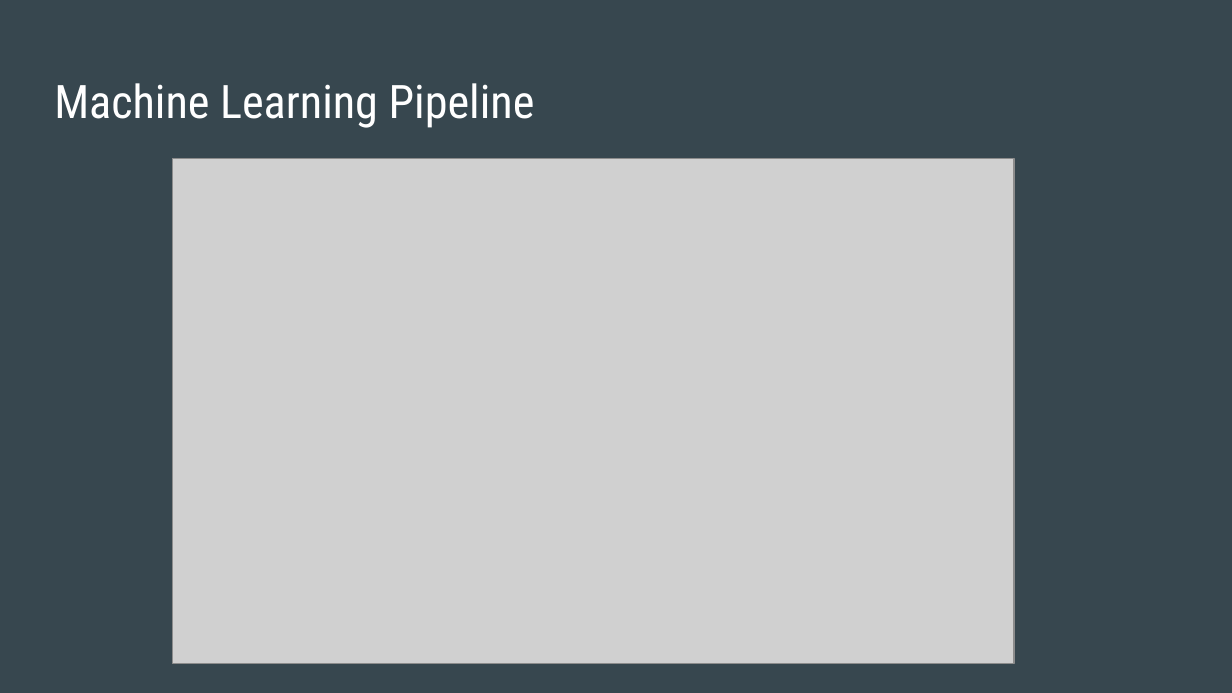
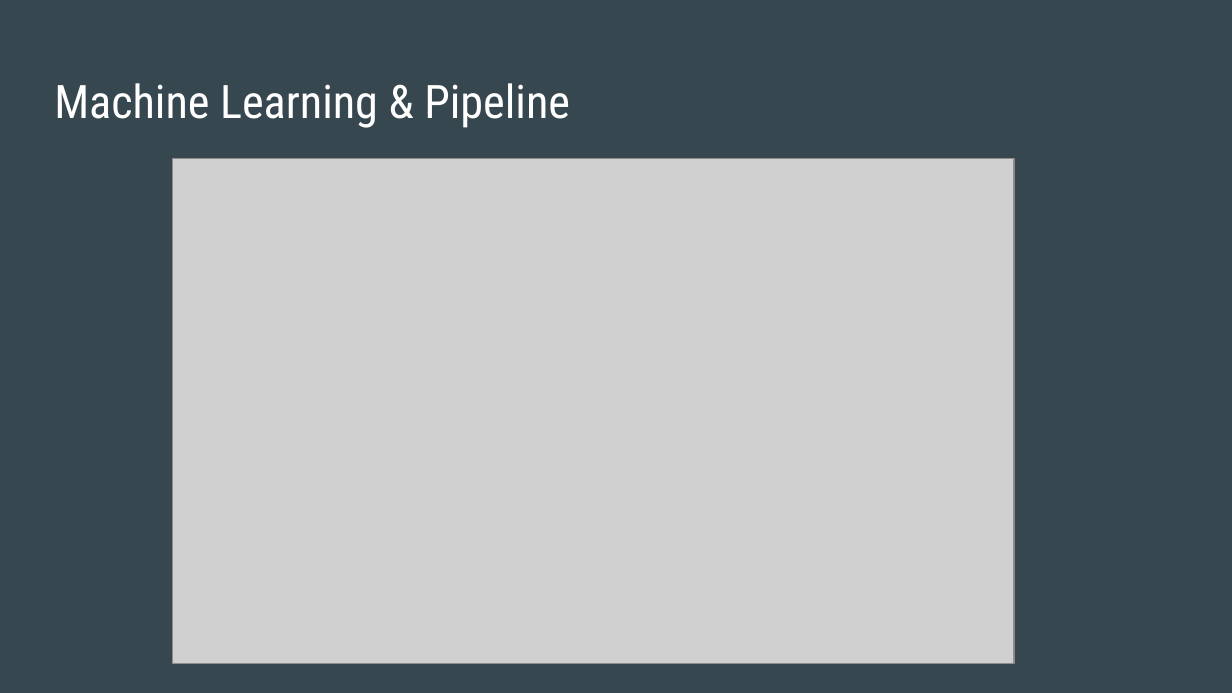
Before and after one commit to daniduce/Final-Project, a slide deck: slide 12 of Weather Patterns.pptx. Drawn at 1232x693 pixels with LibreOffice and Linux fonts; fonts in the diff are those of the drawing; grey boxes stand for pictures. Boxes give left, top, right and bottom in pixels: in the first picture for what was removed or moved away, otherwise in the second. Text is boxed around its words. In the diff, an @@ line names an element or a change of style, - is before the commit and + after.

```diff
--- a/Weather Patterns.pptx
+++ b/Weather Patterns.pptx
@@ title at [54,83,570,128]: text changed @@
-Machine Learning Pipeline
+Machine Learning & Pipeline
```
Also in this commit, not shown: 6 other slides changed.
